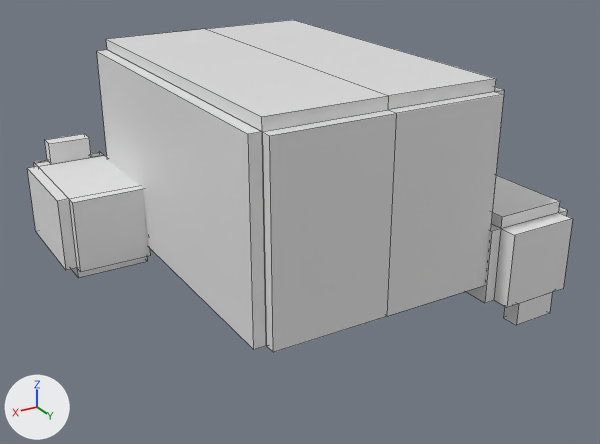
Renders of the Blender file Blend/079-slowpoke.blend from each side of a commit.
Both versions are drawn from a 50 mm camera at (3.44, 6.04, 2.58) aimed at (-0.01, 0.29, -0.3). Every picture has the same lights, and +X, +Y and +Z are marked at lower left. Mesh edges are drawn as thin lines.

In view in the first picture: 'Back Legs', 'Body', 'Front Leg Idle'.
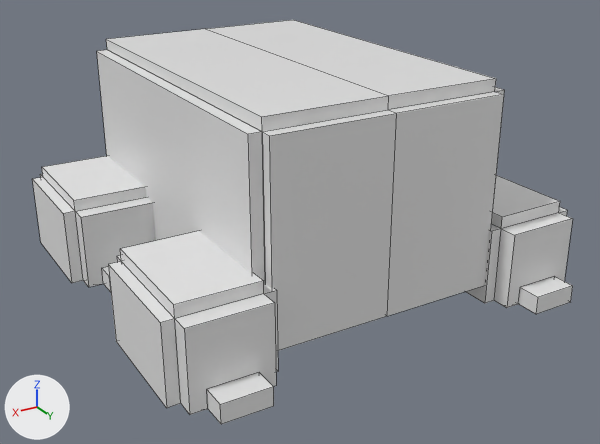
Commit message: Legs 'done'

Pixel boxes [x1, y1, x2, y2] of what changed, in the pictures (600 x 444 px; the box of a moved part takes in the faces that stretch with it):
'Back Leg L', added: after [108, 231, 278, 424]
'Front Leg Idle', reshaped, moved, turned: before [27, 134, 151, 278]; after [32, 156, 156, 292]
'Back Legs', reshaped (7% shorter): before [465, 175, 573, 325]; after [465, 175, 573, 314]
part 1 of me_cube_003, moved or reshaped: before [503, 293, 552, 325]; after [519, 276, 573, 314]
part 2 of me_cube_002, moved or reshaped: before [45, 134, 91, 164]; after [102, 266, 111, 292]

The change, as a diff of the scene's bpy script:
```diff
--- a/Blend/079-slowpoke.blend.py
+++ b/Blend/079-slowpoke.blend.py
@@ me_cube_002 @@
 me_cube_002.from_pydata(...)  # 44 vertices, 42 faces; spans x 0.982..1.832, y -1.784..-0.536, z -0.799..0.151
 # used by ob_front_leg_idle; location = (0.0, 0.0, 0.0)
 # verts and faces of me_cube_002; kept vertices keep their numbers, new ones are numbered from 44
 # before: 28 (1.732, -1.633, -0.049) at pixel (37, 166), 29 (1.082, -1.633, -0.049) at pixel (104, 155), 30 (1.732, -1.733, -0.05) at pixel (34, 163), 31 (1.082, -1.733, -0.05) at pixel (100, 152), 32 (1.602, -1.633, -0.049) at pixel (51, 164)
 # before: 33 (1.212, -1.633, -0.049) at pixel (91, 157), 34 (1.602, -1.783, -0.05) at pixel (47, 159), 35 (1.212, -1.783, -0.05), 36 (1.602, -1.634, 0.151) at pixel (48, 143), 37 (1.212, -1.634, 0.151) at pixel (89, 137)
 # before: 38 (1.602, -1.784, 0.15) at pixel (44, 139), 39 (1.212, -1.784, 0.15) at pixel (84, 133)
+# me_cube_002 part 2
+delete_vertices([36, 37])  # with the faces that use them
+delete_faces([(34, 38, 39, 35)])
+verts[38] = (1.602, -1.784, -0.05)  # moved, pixel (103, 283)
+verts[39] = (1.212, -1.782, -0.05)  # moved
+verts[44] = (1.212, -1.781, -0.203)
+verts[45] = (1.212, -1.982, -0.051)
+verts[46] = (1.212, -1.981, -0.204)
+for new, old in zip([47, 48, 49], [44, 45, 46]): verts[new] = verts[old] + (0.39, -0.002, 0.0)
+faces += [(39, 44, 46, 45), (45, 46, 49, 48), (38, 48, 49, 47), (44, 47, 49, 46), (28, 30, 31, 29), (34, 38, 48, 45, 39, 35)]
@@ me_cube_003 @@
 me_cube_003.from_pydata(...)  # 44 vertices, 42 faces; spans x -1.832..-0.982, y -1.784..-0.536, z -0.799..0.151
 # used by ob_back_legs; location = (0.0, 0.0, -0.8); rotation_euler = (3.142, 0.0, 0.0), in degrees (180, 0, 0)
 # verts and faces of me_cube_003; kept vertices keep their numbers, new ones are numbered from 44
 # before: 28 (-1.732, -1.633, -0.049), 29 (-1.082, -1.633, -0.049) at pixel (494, 300), 30 (-1.732, -1.733, -0.05), 31 (-1.082, -1.733, -0.05) at pixel (502, 305), 32 (-1.602, -1.633, -0.049)
 # before: 33 (-1.212, -1.633, -0.049), 34 (-1.602, -1.783, -0.05) at pixel (552, 292), 35 (-1.212, -1.783, -0.05) at pixel (518, 303), 36 (-1.602, -1.634, 0.151), 37 (-1.212, -1.634, 0.151) at pixel (503, 317)
 # before: 38 (-1.602, -1.784, 0.15) at pixel (549, 313), 39 (-1.212, -1.784, 0.15) at pixel (516, 325)
+# me_cube_003 part 1
+delete_vertices([36, 37])  # with the faces that use them
+delete_faces([(34, 35, 39, 38)])
+verts[38] = (-1.602, -1.784, -0.05)  # moved
+verts[39] = (-1.212, -1.782, -0.05)  # moved, pixel (518, 303)
+verts[44] = (-1.602, -1.783, -0.203)  # pixel (554, 276)
+verts[45] = (-1.602, -1.984, -0.051)  # pixel (570, 302)
+verts[46] = (-1.602, -1.983, -0.204)  # pixel (572, 285)
+for new, old in zip([47, 48, 49], [44, 45, 46]): verts[new] = verts[old] + (0.39, 0.002, 0.0)
+faces += [(39, 48, 49, 47), (45, 46, 49, 48), (38, 44, 46, 45), (44, 47, 49, 46), (28, 29, 31, 30), (34, 35, 39, 48, 45, 38)]
@@ me_cube_005 @@
+me_cube_005.from_pydata(...)  # 48 vertices, 43 faces; spans x 0.982..1.832, y 0.536..1.984, z -0.799..-0.042
@@ ob_front_leg_idle @@
 ob_front_leg_idle = bpy.data.objects.new('Front Leg Idle', me_cube_002)
-ob_front_leg_idle.location = (0.0, 0.0, 0.0)
+ob_front_leg_idle.location = (0.0, -2.111, -0.8)
+ob_front_leg_idle.rotation_euler = (3.142, 0.0, 0.0)  # degrees (180, 0, 0)
@@ ob_back_leg_l @@
+ob_back_leg_l = bpy.data.objects.new('Back Leg L', me_cube_005)
+ob_back_leg_l.location = (2.812, 0.0, -0.794)
+ob_back_leg_l.rotation_euler = (6.283, 3.142, 0.0)  # degrees (360, 180, 0)
```
